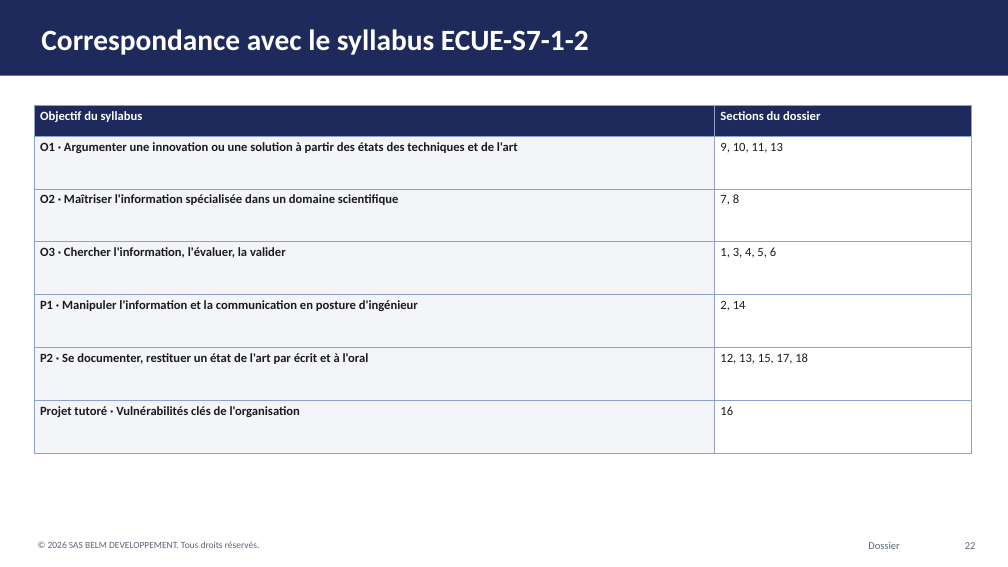
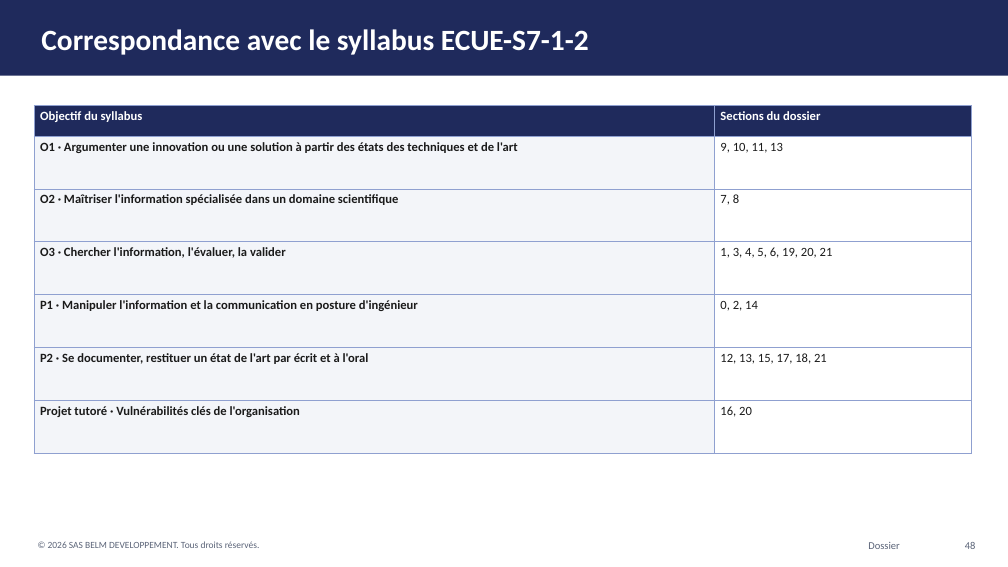
Before and after one commit to BelmDeveloppement/communication-pro, a slide deck: slide 48 of modele-dossier-etat-de-l-art.pptx (slide 22 before the commit). Drawn at 1008x567 pixels with LibreOffice and Linux fonts; fonts in the diff are those of the drawing. Boxes give left, top, right and bottom in pixels: in the first picture for what was removed or moved away, otherwise in the second. Text is boxed around its words. In the diff, an @@ line names an element or a change of style, - is before the commit and + after.

```diff
--- a/modele-dossier-etat-de-l-art.pptx
+++ b/modele-dossier-etat-de-l-art.pptx
@@ table at [34, 106, 972, 454] @@
-row 4, column 2: 1, 3, 4, 5, 6
+row 4, column 2: 1, 3, 4, 5, 6, 19, 20, 21
-row 5, column 2: 2, 14
+row 5, column 2: 0, 2, 14
-row 6, column 2: 12, 13, 15, 17, 18
+row 6, column 2: 12, 13, 15, 17, 18, 21
-row 7, column 2: 16
+row 7, column 2: 16, 20
@@ text at [965, 542, 976, 549]: text changed @@
-22
+48
```
Also in this commit, not shown: 20 other slides changed, 27 slides added, 3 other files.
